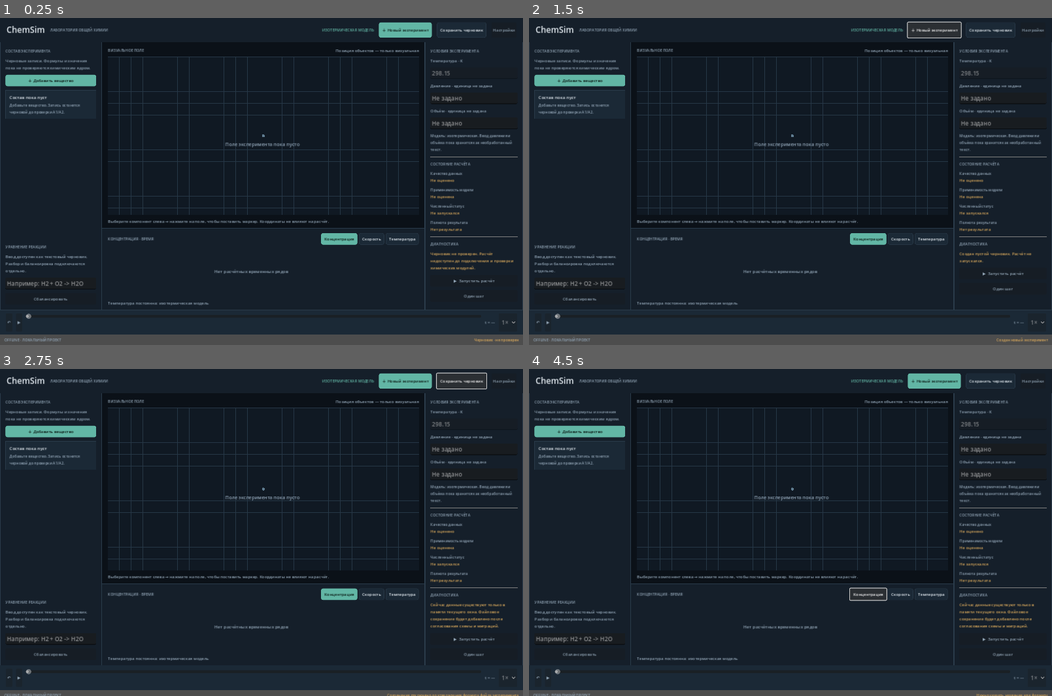
Above: before the commit, frames 1-4 (two rows, left to right).
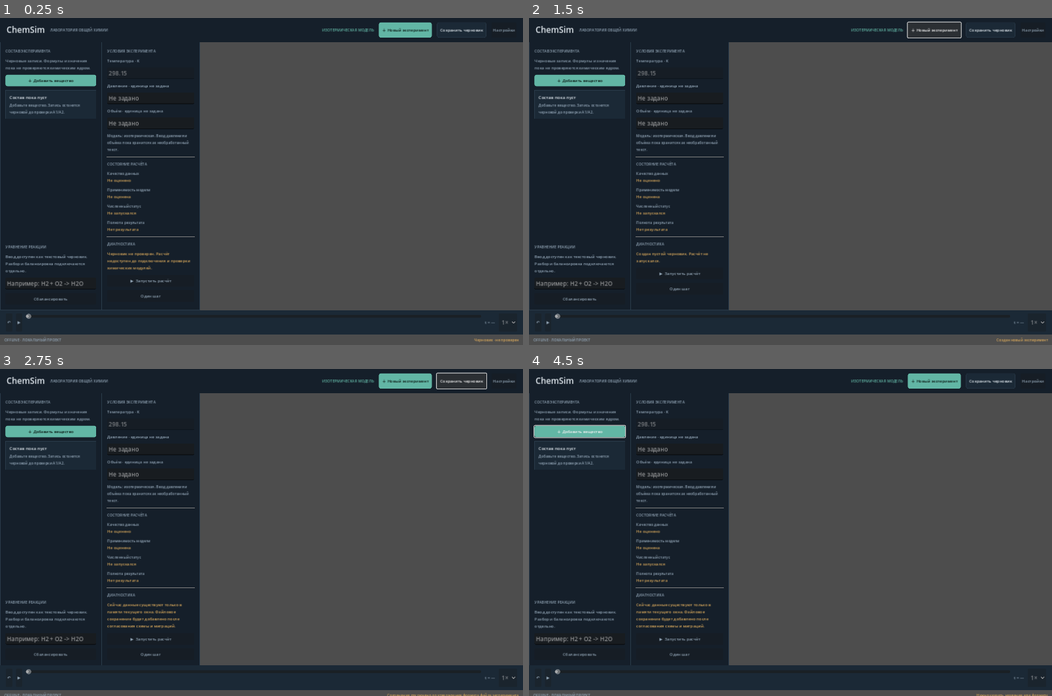
Above: after the commit, the same moments.

Repository: AndreyCokol/ChemSim
Game: Godot game, scene res://scenes/main.tscn
The game is run twice, just before and just after one commit, with the same random seed, the same clock (stepped at 60 frames per second) and the same inputs.
Inputs (mouse positions are in pixels of both pictures, inside the frame that each line leads up to):
- Up to frame 1 (0.25 s): no input
- Up to frame 2 (1.5 s): click (581, 282) at 0.52 s; type "12" at 0.6 s; click "＋ Новый эксперимент" at 1.25 s
- Up to frame 3 (2.75 s): click "Сохранить черновик" at 2 s
- Up to frame 4 (4.5 s): click "＋ Добавить вещество" at 2.75 s; click "OK" at 3.5 s; click (868, 594) at 4.25 s, where only the run before the commit has a clickable "Концентрация"

The runs differ from the first frame. In frame 1, 52% of the frame differs, in the area x 19-100%, y 7-90%; in frame 2, 52%; in frame 3, 53%; in frame 4, 53%, in the area x 0-100%, y 7-91%.
Error after the commit: Invalid access to property or key 'marker_moved' on a base object of type 'Control (ChemSimVisualField)'. (res://scripts/main.gd:140)

Commit message:
fix(ui): synchronize visual marker state with draft

Diff:
--- a/scripts/main.gd
+++ b/scripts/main.gd
@@ -13,7 +13,7 @@
 
 var status_label: Label
 var composition_list: VBoxContainer
-var visual_field: Control
+var visual_field
 var graph_title: Label
 var reaction_input: LineEdit
 var temperature_input: LineEdit
@@ -133,11 +133,11 @@
 	header.add_child(spacer)
 	header.add_child(_label("Позиция объектов — только визуальная", 11, MUTED))
 	column.add_child(header)
-	visual_field = Control.new()
-	visual_field.set_script(VisualFieldScript)
+	visual_field = VisualFieldScript.new()
 	visual_field.size_flags_vertical = Control.SIZE_EXPAND_FILL
 	visual_field.size_flags_horizontal = Control.SIZE_EXPAND_FILL
 	visual_field.marker_pressed.connect(_on_marker_pressed)
+	visual_field.marker_moved.connect(_on_marker_moved)
 	visual_field.field_pressed.connect(_on_field_pressed)
 	column.add_child(visual_field)
 	var note := _label("Выберите компонент слева → нажмите на поле, чтобы поставить маркер. Координаты не влияют на расчёт.", 11, MUTED)
@@ -307,8 +307,8 @@
 	if display_name.is_empty() and formula.is_empty():
 		status_label.text = "Нужно указать название или формулу"
 		return
-	var unit := amount_unit.get_item_text(amount_unit.selected)
-	var phase := phase_input.get_item_text(phase_input.selected)
+	var unit := amount_unit.get_item_text(amount_unit.get_selected())
+	var phase := phase_input.get_item_text(phase_input.get_selected())
 	var item := {
 		"id": next_component_id,
 		"name": display_name if not display_name.is_empty() else formula,
@@ -396,6 +396,13 @@
 	_refresh_composition()
 	status_label.text = "Выбран маркер · перетащите его или нажмите новое место"
 
+func _on_marker_moved(component_id: int, normalized_position: Vector2) -> void:
+	for index in range(components.size()):
+		if int(components[index].id) == component_id:
+			components[index].position = normalized_position
+			draft_dirty = true
+			return
+
 func _on_reaction_changed(_value: String) -> void:
 	draft_dirty = true
 	_set_draft_status()
